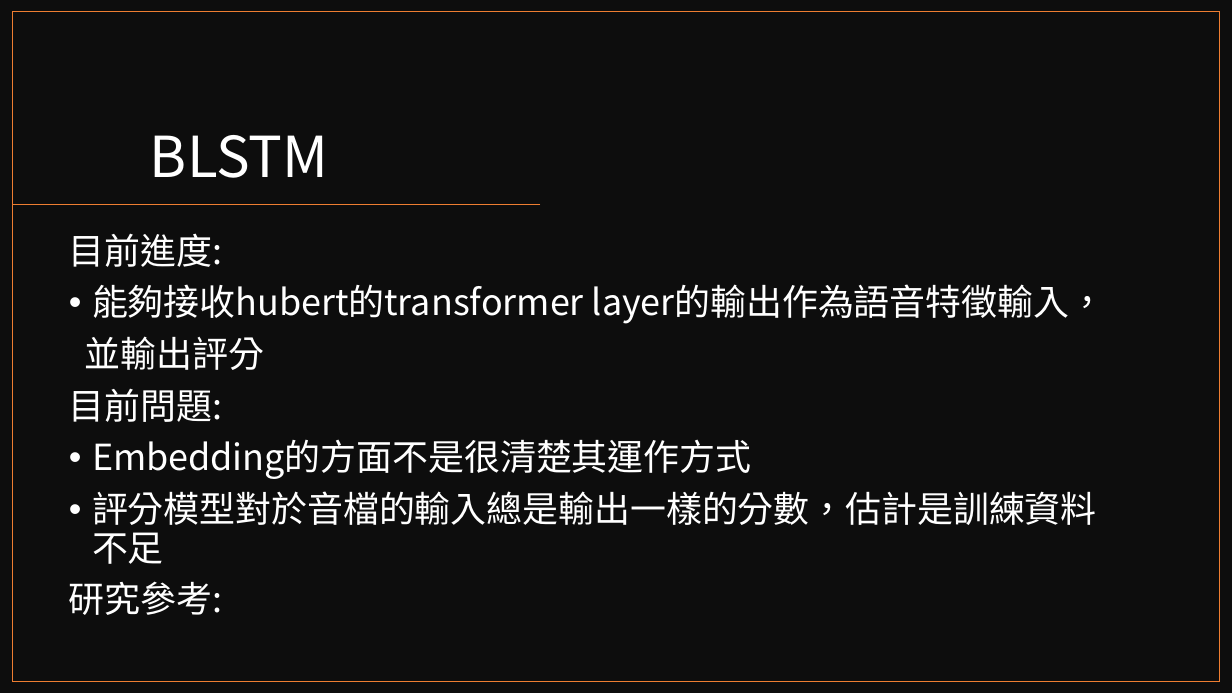
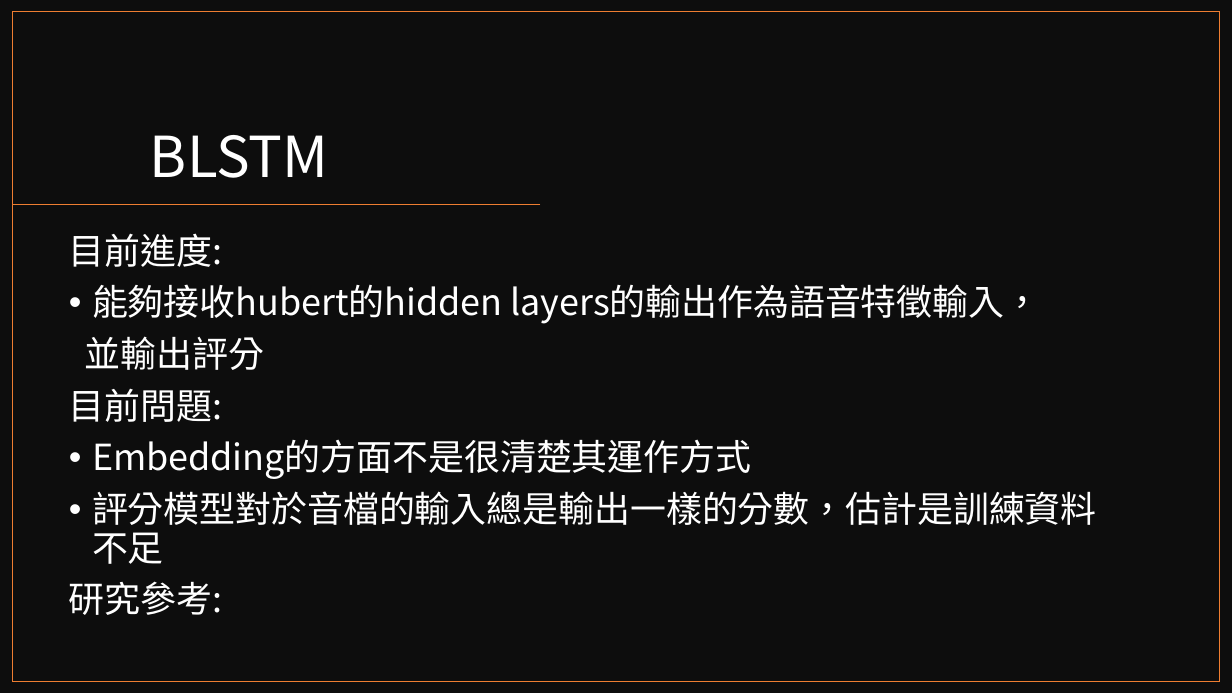
Before and after one commit to reworld223/Japanese-Speech-Assessment, a slide deck: slide 26 of 日語發音矯正系統.pptx (slide 24 before the commit). Drawn at 1232x693 pixels with LibreOffice and Linux fonts; fonts in the diff are those of the drawing. Boxes give left, top, right and bottom in pixels: in the first picture for what was removed or moved away, otherwise in the second. Text is boxed around its words. In the diff, an @@ line names an element or a change of style, - is before the commit and + after.

```diff
--- a/日語發音矯正系統.pptx
+++ b/日語發音矯正系統.pptx
@@ text at [92,284,1040,324]: text changed @@
-• 能夠接收hubert的transformer layer的輸出作為語音特徵輸入，
+• 能夠接收hubert的hidden layers的輸出作為語音特徵輸入，
```
Also in this commit, not shown: 1 other slide changed, 2 slides added, 2 other files.
